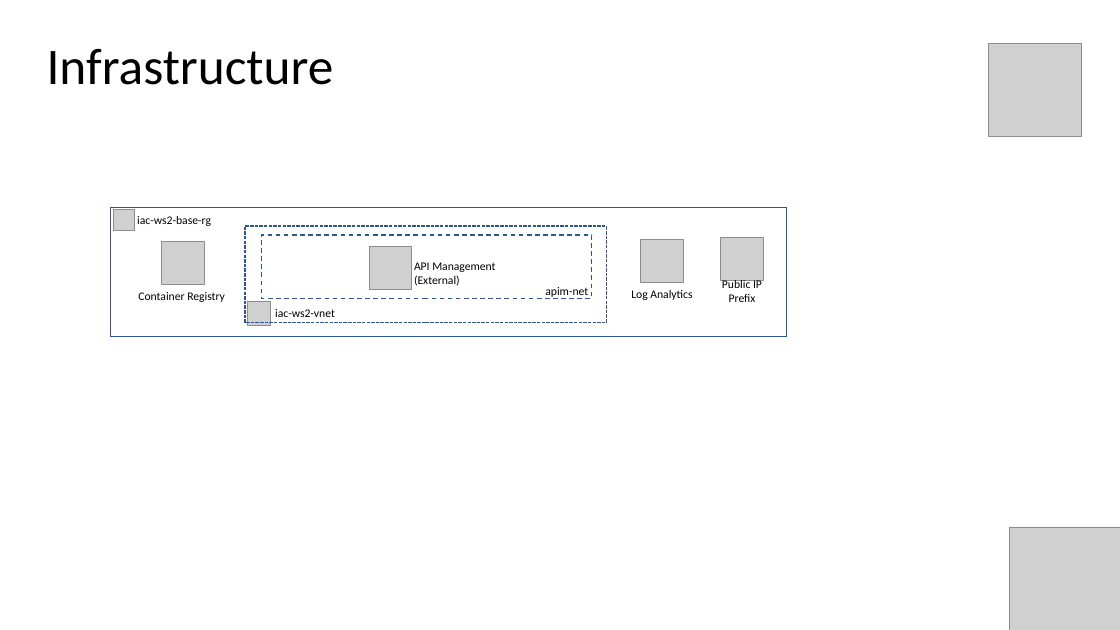
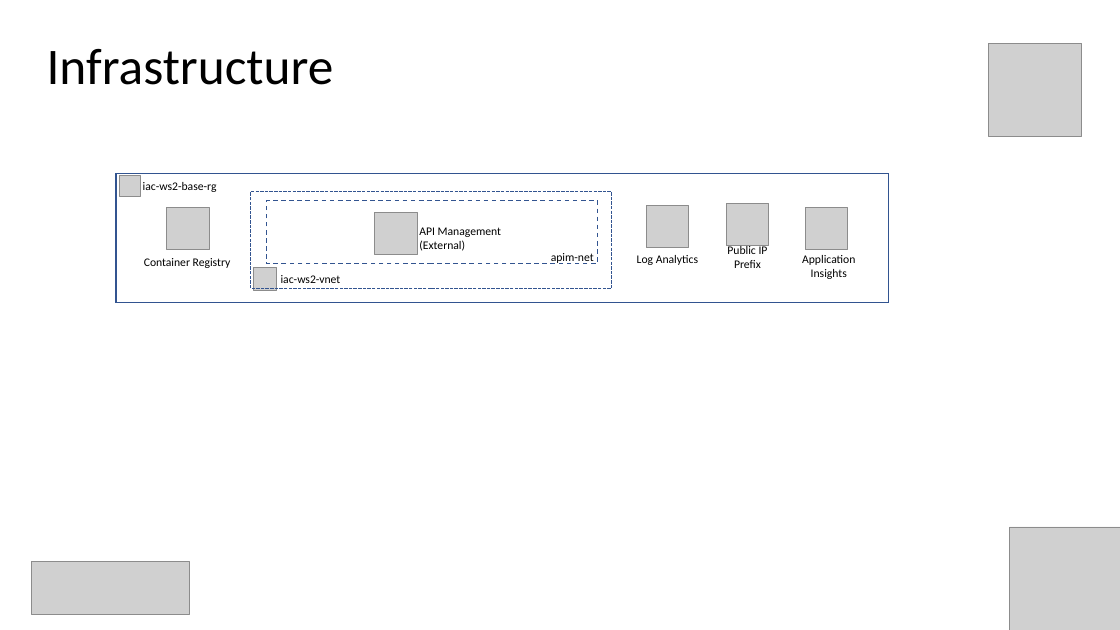
Before and after one commit to evgenyb/aks-workshops, a slide deck: slide 9 of 02-aks-advanced-configuration/slides/Advanced AKS Configuration.pptx. Drawn at 1120x630 pixels with LibreOffice and Linux fonts; fonts in the diff are those of the drawing; grey boxes stand for pictures; background and template pictures are left out. Boxes give left, top, right and bottom in pixels: in the first picture for what was removed or moved away, otherwise in the second. Text is boxed around its words. In the diff, an @@ line names an element or a change of style, - is before the commit and + after.

```diff
--- a/02-aks-advanced-configuration/slides/Advanced AKS Configuration.pptx
+++ b/02-aks-advanced-configuration/slides/Advanced AKS Configuration.pptx
@@ rectangle: place and size @@
-rectangle at [111,208,787,337]
+rectangle at [116,174,889,302]
@@ 7 texts, 6 pictures, 2 rectangles: place and size @@
-7 texts, 6 pictures, 2 rectangles at [113,210,764,325]
+7 texts, 6 pictures, 2 rectangles at [119,176,769,291]
@@ picture added at [806,208,848,250] @@
@@ text added at [802,255,855,279], 10 pt, text #000000 @@
+Application
+Insights
@@ picture added at [32,562,190,615] @@
```
Also in this commit, not shown: 3 other slides changed, 1 slide added, 10 other files.
